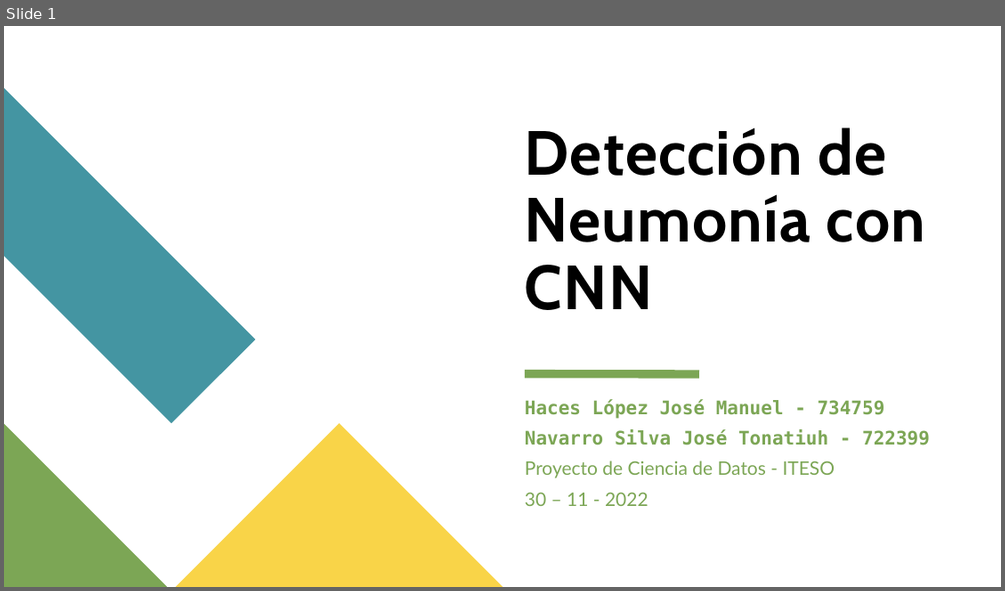
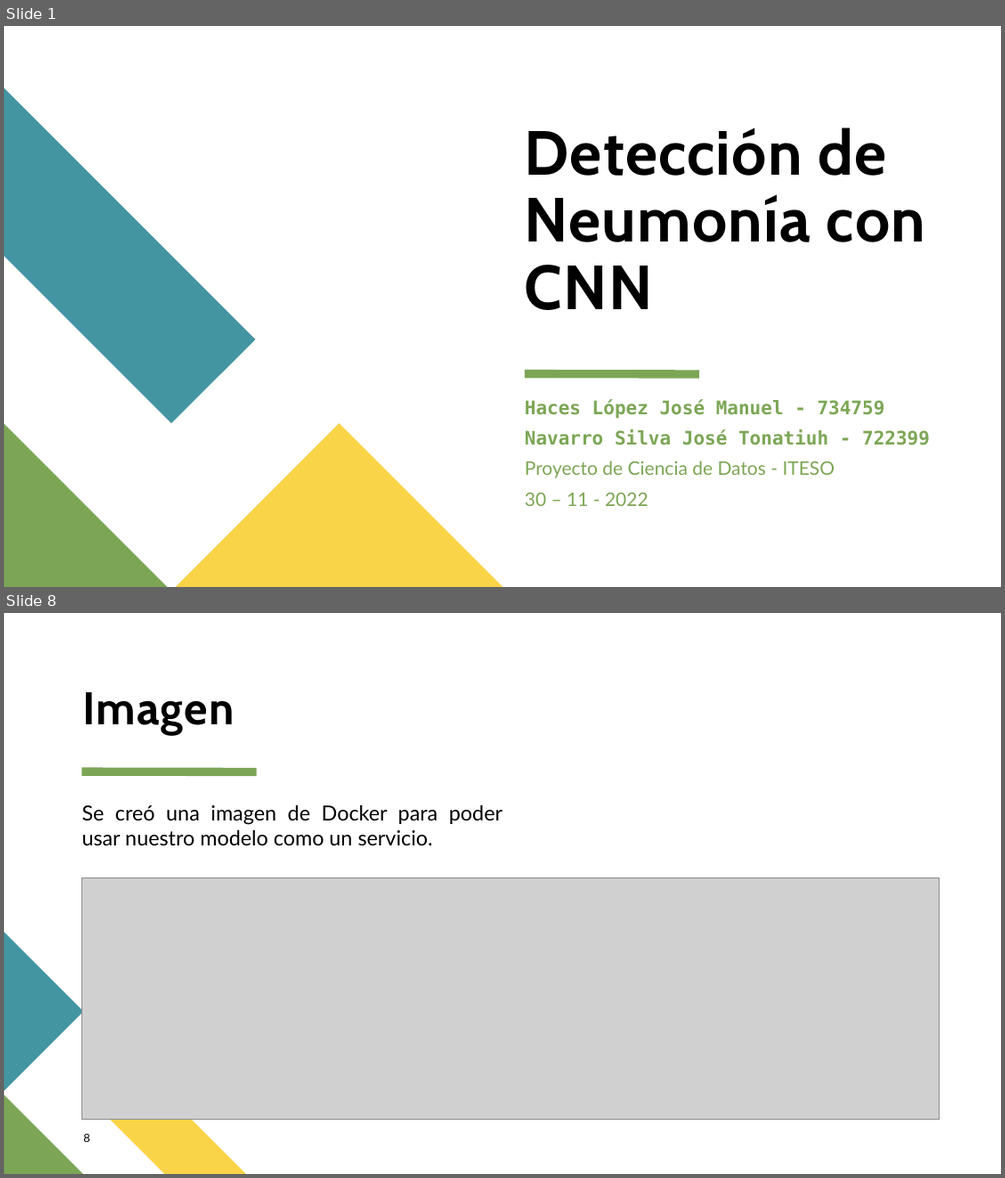
Before and after one commit to JManuelHaces/Proyecto-de-Ciencia-de-Datos, a slide deck: presentacion/Deteccion_Neumonía_CNN.pptx. Shown one above the other, each under a label of ours: slide 1 before the commit, slides 1 and 8 after it; the slides between them are not shown. The pictures are 1005x591 and 1005x1178 pixels, drawn with LibreOffice and Linux fonts; fonts in the diff are those of the drawing; grey boxes stand for pictures. Boxes give left, top, right and bottom in pixels: in the first picture for what was removed or moved away, otherwise in the second. Text is boxed around its words. In the diff, an @@ line names an element or a change of style, - is before the commit and + after.

```diff
--- a/presentacion/Deteccion_Neumonía_CNN.pptx
+++ b/presentacion/Deteccion_Neumonía_CNN.pptx
@@ slide 8 added at (x1=4, y1=613, x2=1001, y2=1174), background #FFFFFF @@
@@ title added at (x1=83, y1=692, x2=235, y2=734), 44 pt, text #000000, bold @@
+Imagen
@@ line added from (81, 771) to (257, 771), #7CA655 8 pt @@
@@ text added at (x1=82, y1=804, x2=502, y2=846), 20 pt, text #000000 @@
+Se creó una imagen de Docker para poder usar nuestro modelo como un servicio.
@@ picture added at (x1=81, y1=877, x2=939, y2=1119) @@
@@ freeform shape added at (x1=4, y1=933, x2=83, y2=1091), fill #4495A2 @@
@@ freeform shape added at (x1=83, y1=1052, x2=245, y2=1174), fill #F9D448 @@
@@ freeform shape added at (x1=4, y1=1094, x2=83, y2=1174), fill #7CA655 @@
@@ page number added at (x1=83, y1=1133, x2=89, y2=1142), 11 pt, text #000000 @@
+8
```
Also in this commit, not shown: 10 other slides added, 12 slides removed, 5 other files.
